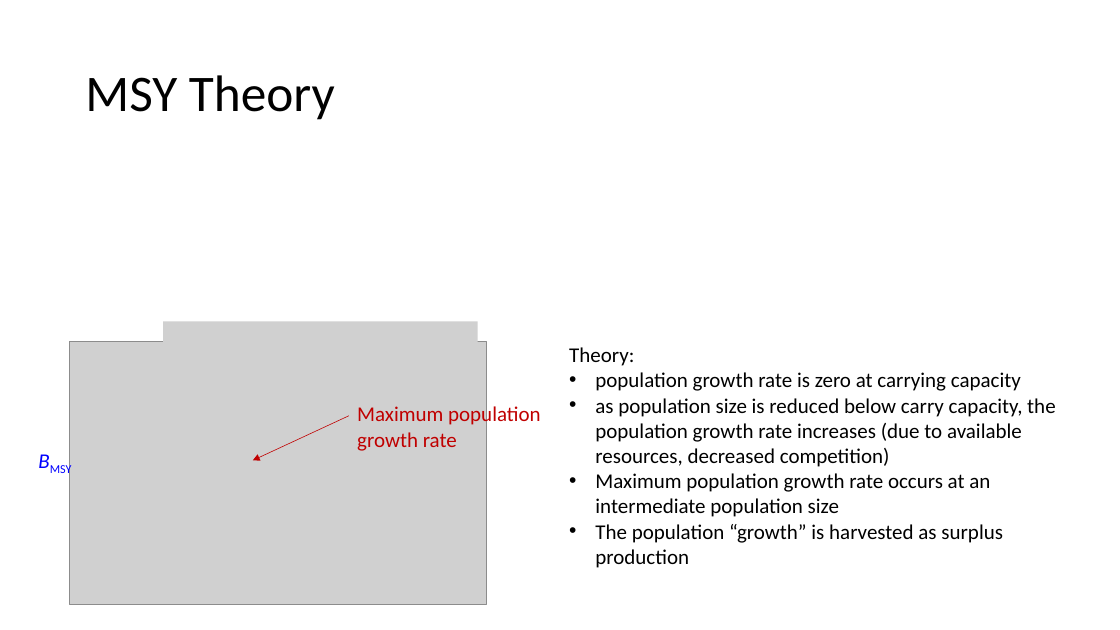
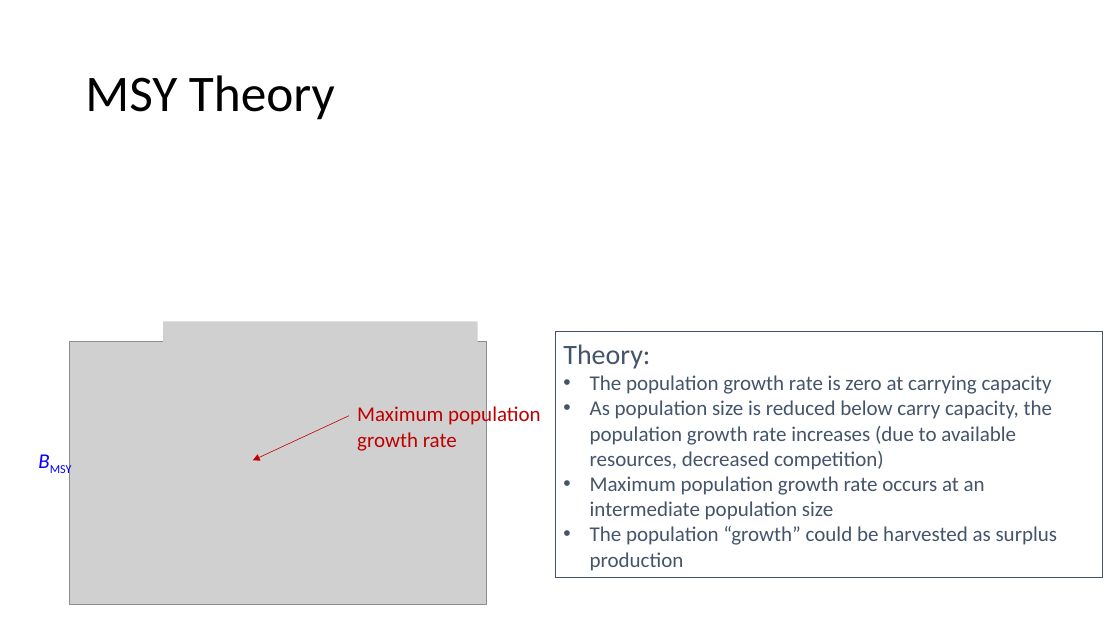
Before and after one commit to TESA-workshops/Ref-Pt-101, a slide deck: slide 31 of RefPt101_221110tb.pptx. Drawn at 1120x630 pixels with LibreOffice and Linux fonts; fonts in the diff are those of the drawing; grey boxes stand for pictures. Boxes give left, top, right and bottom in pixels: in the first picture for what was removed or moved away, otherwise in the second. Text is boxed around its words. In the diff, an @@ line names an element or a change of style, - is before the commit and + after.

```diff
--- a/RefPt101_221110tb.pptx
+++ b/RefPt101_221110tb.pptx
@@ rectangle "Theory:" resized from (x1=569, y1=347, x2=1055, y2=568) to (x1=555, y1=332, x2=1103, y2=578) @@
@@ rectangle "Theory:" at (x1=555, y1=332, x2=1103, y2=578): outline none to #44546A 0.75 pt @@
@@ text in rectangle at (x1=563, y1=344, x2=985, y2=520): size 18 to 24 pt in "Theory:"; text colour #000000 to #44546A in "Theory:", "Maximum population growth rate occurs at an ..." @@
@@ text in rectangle at (x1=590, y1=375, x2=1052, y2=470): text changed; text colour #000000 to #44546A @@
-• population growth rate is zero at carrying capacity
-• as population size is reduced below carry capacity, the population growth rate increases (due to available resources, decreased competition)
+• The population growth rate is zero at carrying capacity
+• As population size is reduced below carry capacity, the population growth rate increases (due to available resources, decreased competition)
@@ text in rectangle at (x1=590, y1=526, x2=1058, y2=571): text changed; text colour #000000 to #44546A @@
-• The population “growth” is harvested as surplus production
+• The population “growth” could be harvested as surplus production
```
Also in this commit, not shown: 14 other slides changed.
